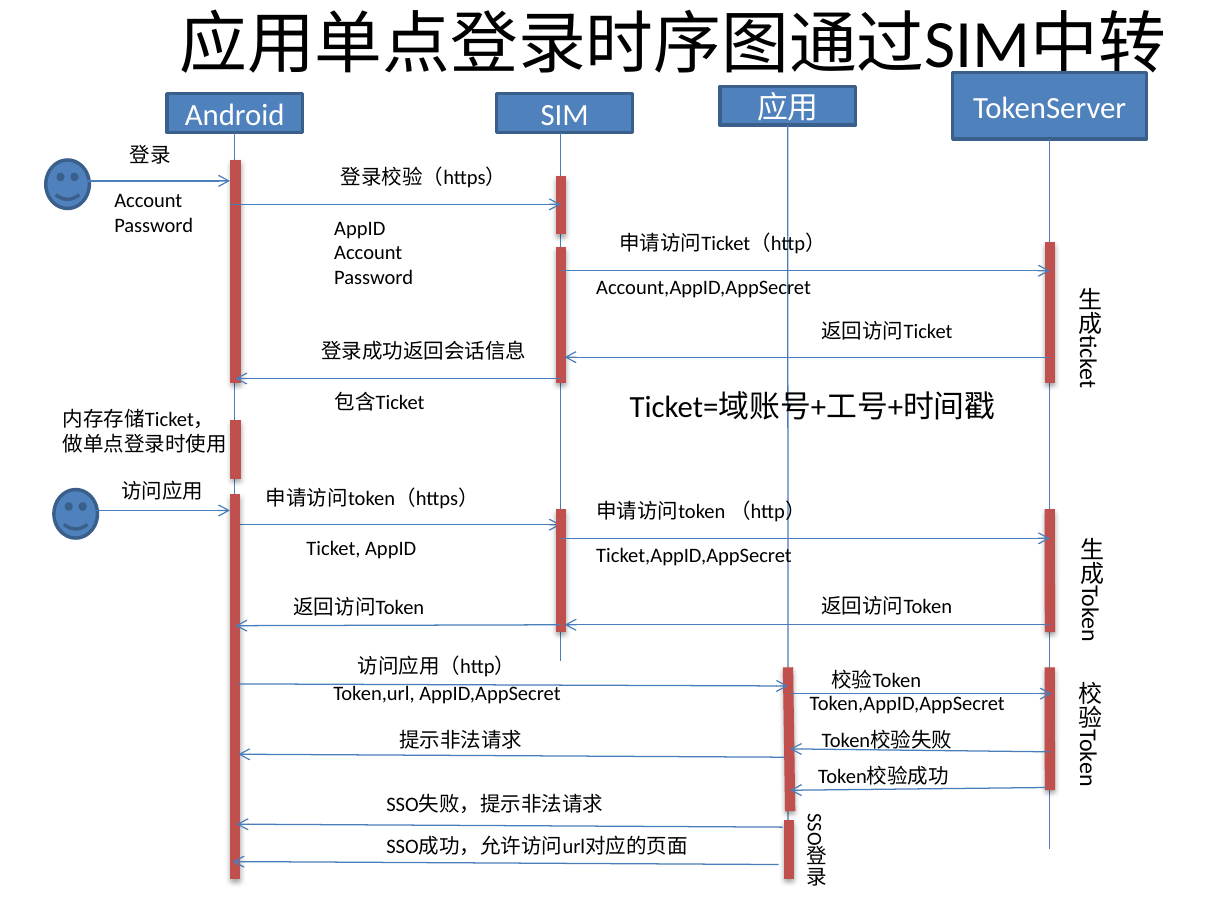
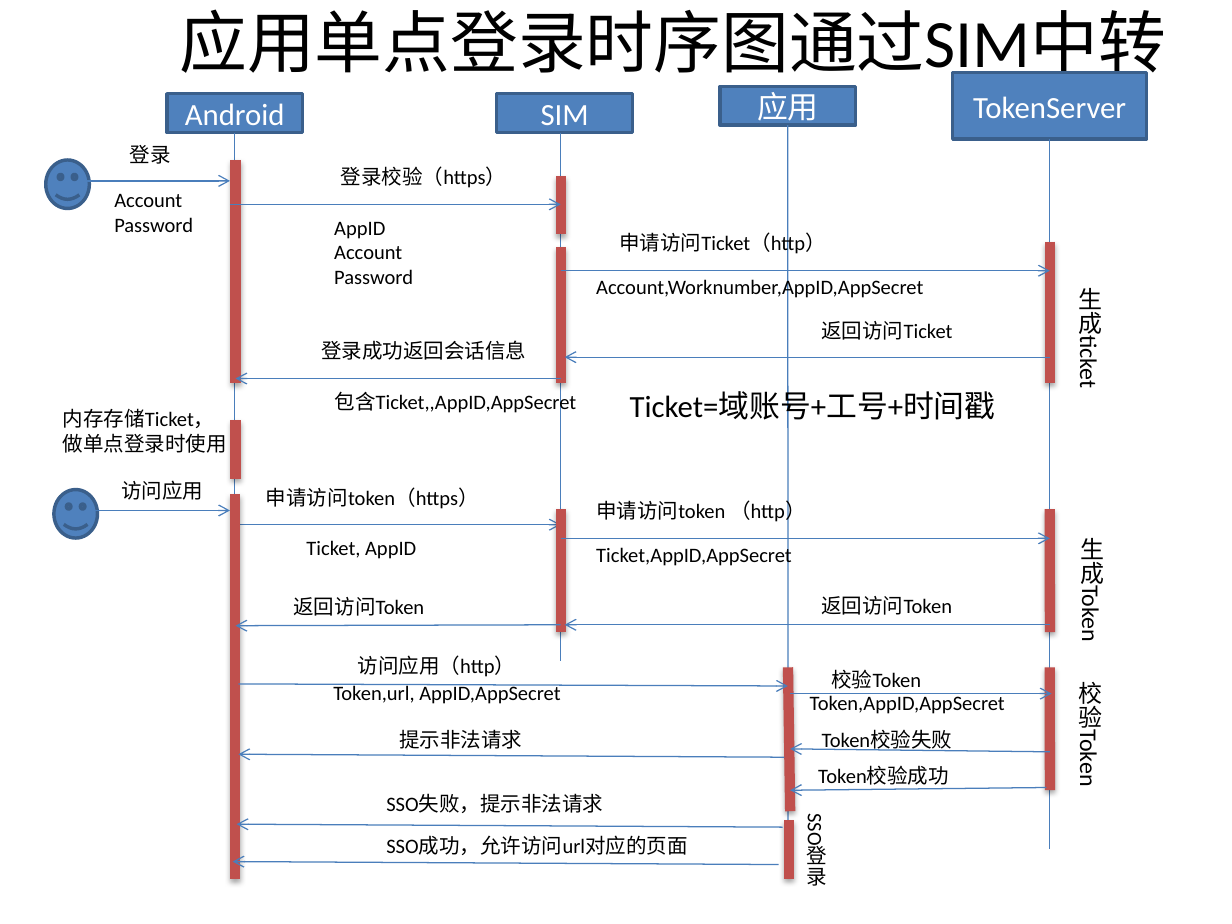
Before and after one commit to bbossgroups/bboss, a slide deck: slide 3 of 文档/令牌管理.pptx. Drawn at 1232x924 pixels with LibreOffice and Linux fonts; fonts in the diff are those of the drawing. Boxes give left, top, right and bottom in pixels: in the first picture for what was removed or moved away, otherwise in the second. Text is boxed around its words. In the diff, an @@ line names an element or a change of style, - is before the commit and + after.

```diff
--- a/文档/令牌管理.pptx
+++ b/文档/令牌管理.pptx
@@ text at box(596, 277, 923, 300): text changed @@
-Account,AppID,AppSecret
+Account,Worknumber,AppID,AppSecret
@@ text at box(335, 389, 577, 415): text changed @@
-包含Ticket
+包含Ticket,,AppID,AppSecret
```
Also in this commit, not shown: 13 other slides changed, 5 slides added, 2 slides removed, 45 other files.
